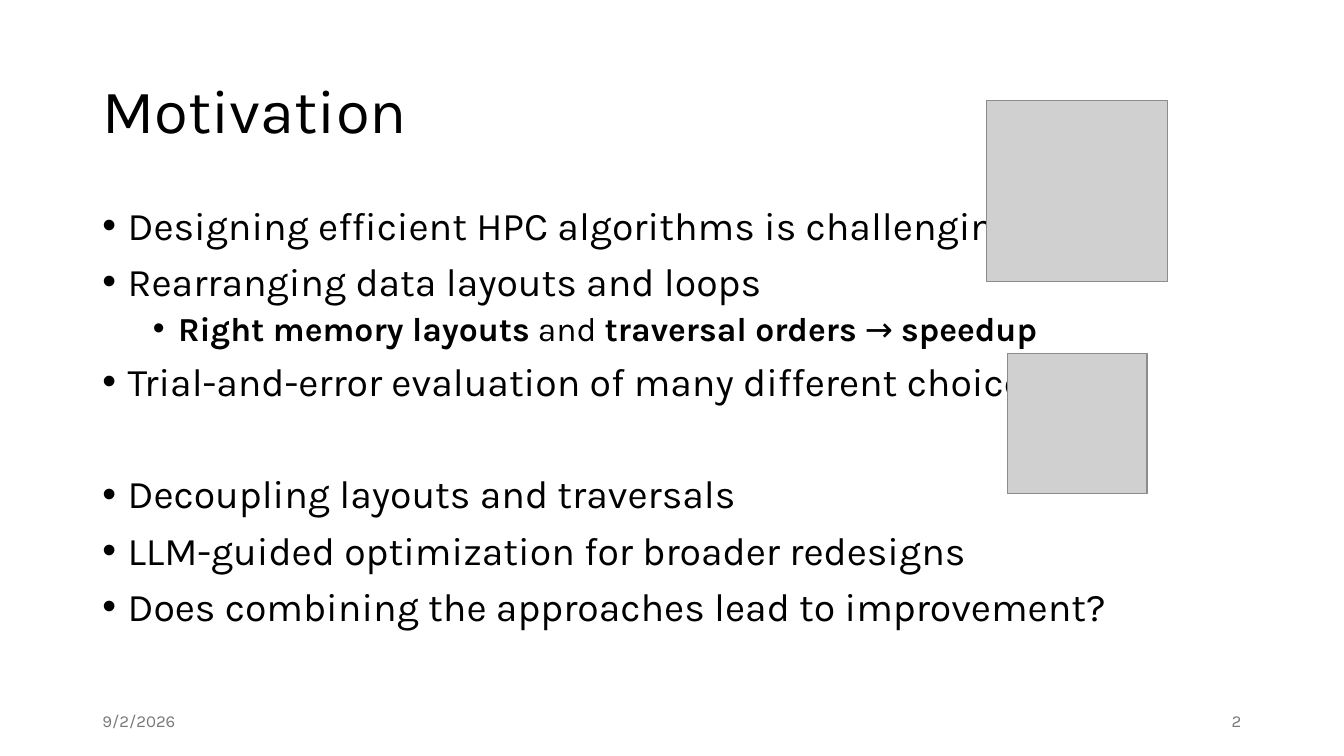
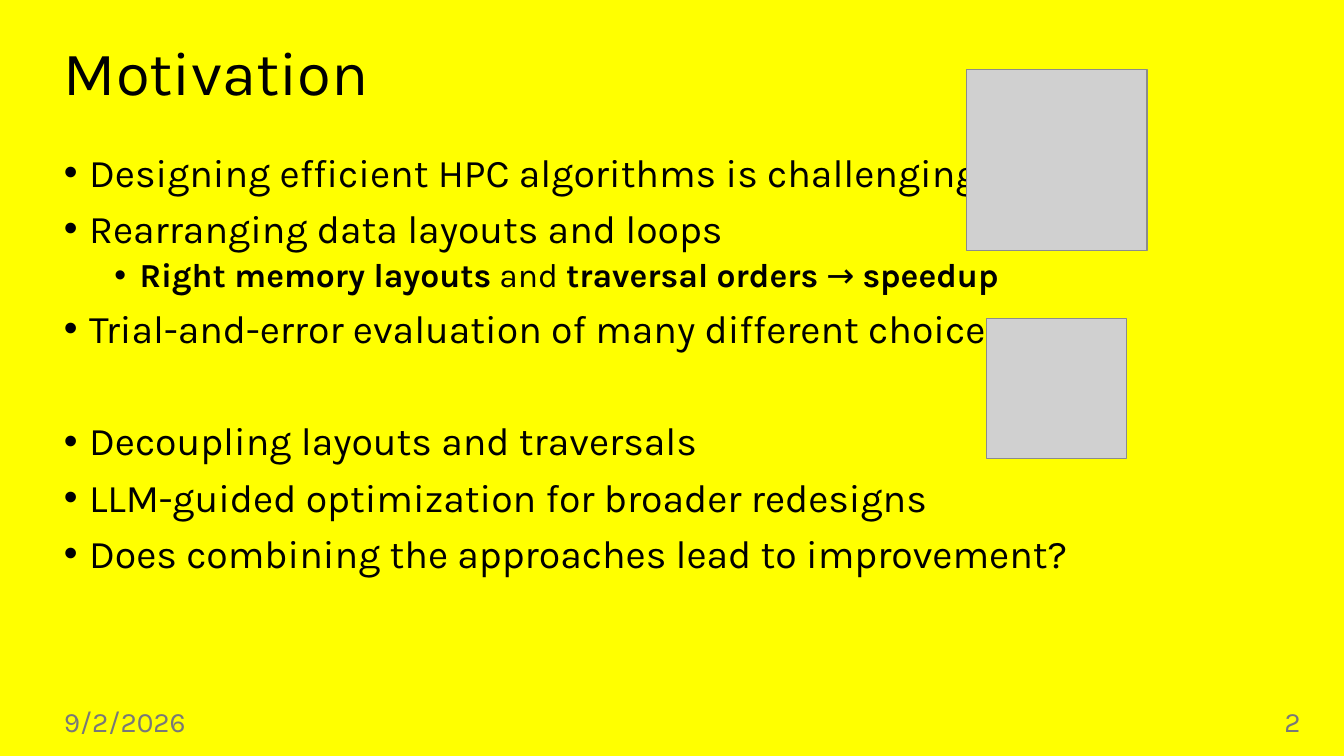
Before and after one commit to jiriklepl/phd-thesis, a slide deck: slide 2 of slides/Optimizing Memory Layouts and Traversal Orders in High-Performance Computing.pptx. Drawn at 1344x756 pixels with LibreOffice and Linux fonts; fonts in the diff are those of the drawing; grey boxes stand for pictures. Boxes give left, top, right and bottom in pixels: in the first picture for what was removed or moved away, otherwise in the second. Text is boxed around its words. In the diff, an @@ line names an element or a change of style, - is before the commit and + after.

```diff
--- a/slides/Optimizing Memory Layouts and Traversal Orders in High-Performance Computing.pptx
+++ b/slides/Optimizing Memory Layouts and Traversal Orders in High-Performance Computing.pptx
@@ background #FFFFFF to #FFFF00 @@
@@ title "Motivation": place and size @@
-title "Motivation" at <box>102,90,406,134</box>
+title "Motivation" at <box>64,52,368,96</box>
@@ picture: place and size @@
-picture at <box>987,101,1168,281</box>
+picture at <box>967,70,1147,250</box>
@@ text "Designing efficient HPC algorithms is ...": place and size @@
-text "Designing efficient HPC algorithms is ..." at <box>128,205,1106,631</box>
+text "Designing efficient HPC algorithms is ..." at <box>89,152,1067,578</box>
@@ picture: place and size @@
-picture at <box>1007,354,1147,494</box>
+picture at <box>987,319,1127,459</box>
@@ text "9/2/2026": place and size @@
-text "9/2/2026" at <box>102,715,175,728</box>
+text "9/2/2026" at <box>64,711,186,734</box>
@@ text "9/2/2026" at <box>64,711,186,734</box>: size 12 to 20 pt @@
@@ page number at <box>1284,714,1300,732</box>: size 12 to 20 pt @@
@@ page number: place and size @@
-page number at <box>1232,716,1242,727</box>
+page number at <box>1284,714,1300,732</box>
```
Also in this commit, not shown: 37 other slides changed, 1 slide added.
